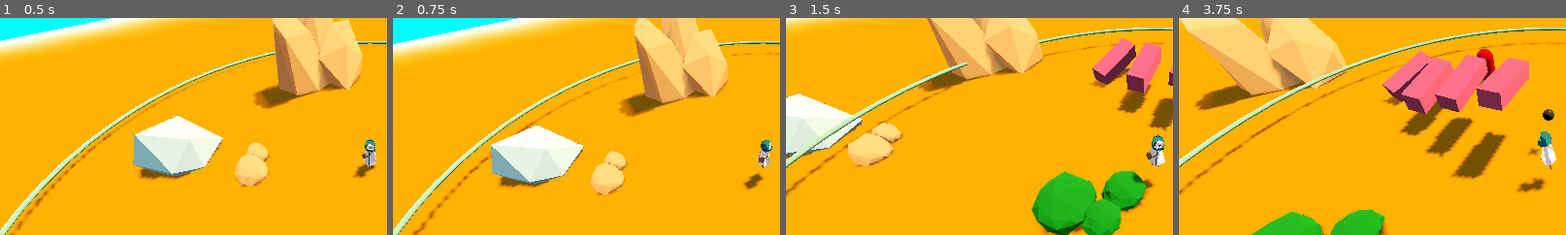
Above: before the commit, frames 1-4 (left to right).
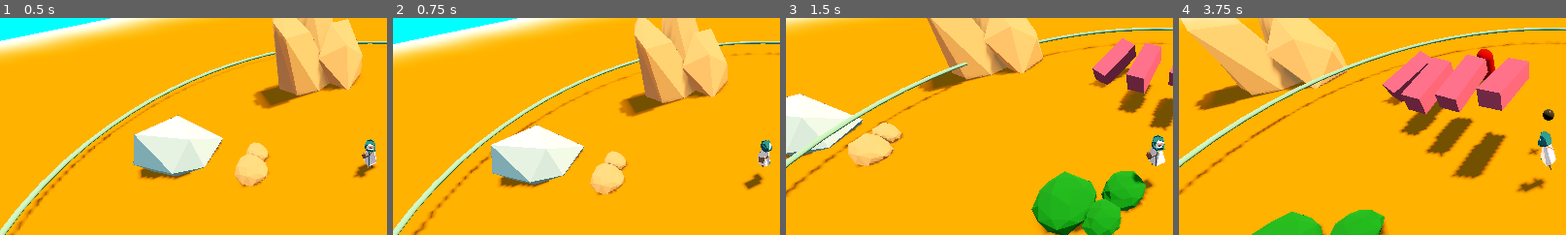
Above: after the commit, the same moments.

Repository: DeepRestGames/EcoDungeon
Game: Godot game, scene res://scenes/PrototypeScene_Weapons_01.tscn
Two runs of this game, one before a commit and one after it. Both use one fixed random seed, a clock stepped at 60 frames per second and the inputs below. A sky picture missing from this copy of the repository is replaced by a grey-blue gradient.
Inputs (mouse positions are % of the whole screen's width and height, from its top left):
- Up to frame 1 (0.5 s): no input
- Up to frame 2 (0.75 s): tap Enter at 0.5 s; move the mouse to (72, 45) at 0.52 s; hold D (move_right) from 0.53 s (still down); tap Space (spacebar) at 0.6 s
- Up to frame 3 (1.5 s): move the mouse to (30, 55) at 1.27 s; release D (move_right) at 1.28 s; hold S (move_down) from 1.28 s (still down); tap Mouse wheel up (zoom_in) at 1.35 s
- Up to frame 4 (3.75 s): move the mouse to (60, 28) at 2.02 s; release S (move_down) at 2.03 s; hold D (move_right) 2.03-2.78 s; hold Mouse wheel down (zoom_out) 2.03-2.78 s; move the mouse to (45, 70) at 2.77 s; hold W (move_up) 2.78-3.53 s; tap Space (spacebar) at 2.85 s; move the mouse to (80, 65) at 3.52 s; hold A (move_left) from 3.53 s (still down); hold Mouse wheel up (zoom_in) from 3.53 s (still down)
The pictures show only the part of the screen within x 2-52%, y 16-65%; the shares and areas given below are measured in that part.

Frame 1 is identical in both runs. In frame 2, 0.1% of the frame differs, in the area x 91-98%, y 56-77%; in frame 3, less than 0.1%; in frame 4, less than 0.1%.

Commit message:
Multiple projectiles hit different enemies (closest one first)

Diff:
--- a/scenes/weapons/BaseWeapon.tscn
+++ b/scenes/weapons/BaseWeapon.tscn
@@ -56,4 +56,4 @@
 [node name="ProjectileOrigin04" type="Node3D" parent="."]
 transform = Transform3D(0.142025, 0, 0, 0, 0.142025, 0, 0, 0, 0.142025, -0.4, 1, 0)
 
-[connection signal="found_enemies" from="WeaponRangeArea" to="." method="_on_weapon_range_area_found_enemies"]
+[connection signal="enemies_found" from="WeaponRangeArea" to="." method="_on_weapon_range_area_enemies_found"]
--- a/scripts/weapons/BaseWeapon.gd
+++ b/scripts/weapons/BaseWeapon.gd
@@ -53,11 +53,14 @@
 	current_projectiles_number = base_projectiles_number
 
 
-func _on_weapon_range_area_found_enemies(enemy):
+func _on_weapon_range_area_enemies_found(enemies: Array):
 	if fire_cooldown_timer.is_stopped():
 		var level_root =  get_tree().get_root()
 
 		for projectile_origin_index in current_projectiles_number:
+			# Set enemy target, closest one first
+			var enemy = enemies[projectile_origin_index % enemies.size()]
+
 			var projectile = projectile_instance.instantiate()
 			projectile.initialize(projectile_velocity, current_damage, projectile_lifetime, enemy)
 			var shoot_origin = projectiles_origins[projectile_origin_index].global_transform.origin
--- a/scripts/weapons/WeaponRangeArea.gd
+++ b/scripts/weapons/WeaponRangeArea.gd
@@ -1,23 +1,21 @@
 extends Area3D
 
-signal found_enemies(enemy_pos: Node3D)
+signal enemies_found(enemies: Array)
 
 
-func closest_enemy(enemies: Array[Node3D]):
-	var closest = null
-	var closest_distance : float = INF
+func sort_by_closest_enemy(enemy_l, enemy_r):
+	var enemy_l_distance = global_position.distance_squared_to(enemy_l.global_position)
+	var enemy_r_distance = global_position.distance_squared_to(enemy_r.global_position)
 
-	for current_enemy in enemies:
-		var distance : float = global_position.distance_squared_to(current_enemy.global_position)
-		if distance < closest_distance:
-			closest = current_enemy
-			closest_distance = distance
-	return closest
+	# Sort putting closest enemy first
+	if enemy_l_distance <= enemy_r_distance:
+		return true
+	return false
 
 func _physics_process(_delta):
 	# Check for enemies
 	var enemies_in_range: Array[Node3D] = get_overlapping_bodies()
-	# If there are
+
 	if enemies_in_range.size() > 0:
-		var target_enemy = closest_enemy(enemies_in_range)
-		found_enemies.emit(target_enemy)
+		enemies_in_range.sort_custom(sort_by_closest_enemy)
+		enemies_found.emit(enemies_in_range)
